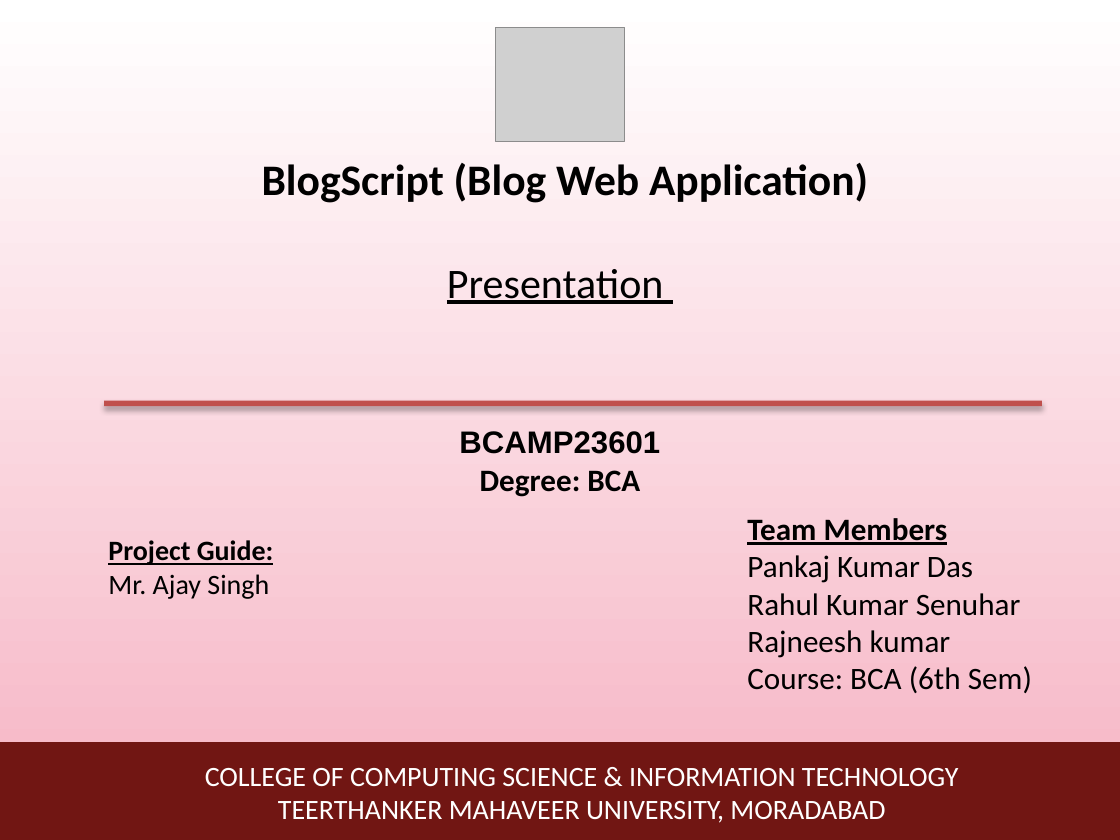
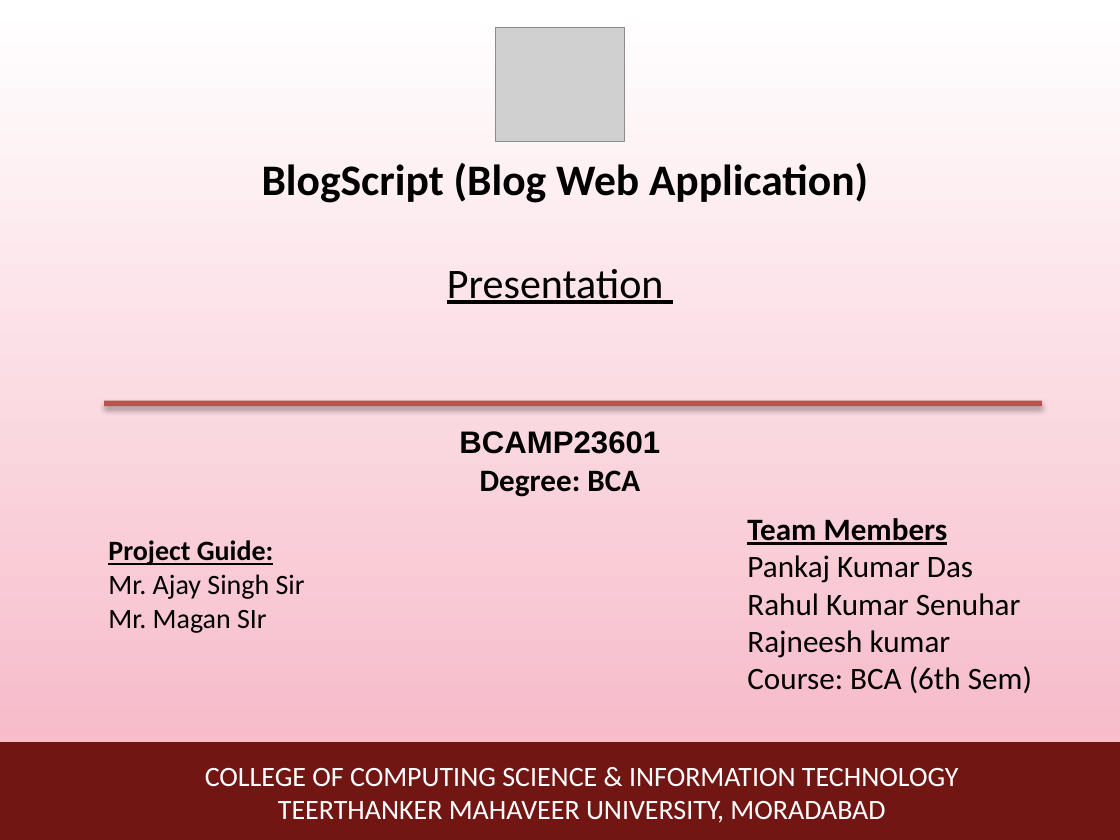
Before and after one commit to Pankajdas0025/BlogScript-website-, a slide deck: slide 1 of assets/Report/BlogScript Presentation.pptx. Drawn at 1120x840 pixels with LibreOffice and Linux fonts; fonts in the diff are those of the drawing; grey boxes stand for pictures. Boxes give left, top, right and bottom in pixels: in the first picture for what was removed or moved away, otherwise in the second. Text is boxed around its words. In the diff, an @@ line names an element or a change of style, - is before the commit and + after.

```diff
--- a/assets/Report/BlogScript Presentation.pptx
+++ b/assets/Report/BlogScript Presentation.pptx
@@ text at [108,574,305,633]: text changed @@
-Mr. Ajay Singh
+Mr. Ajay Singh Sir
+Mr. Magan SIr
```
Also in this commit, not shown: 3 other files.
